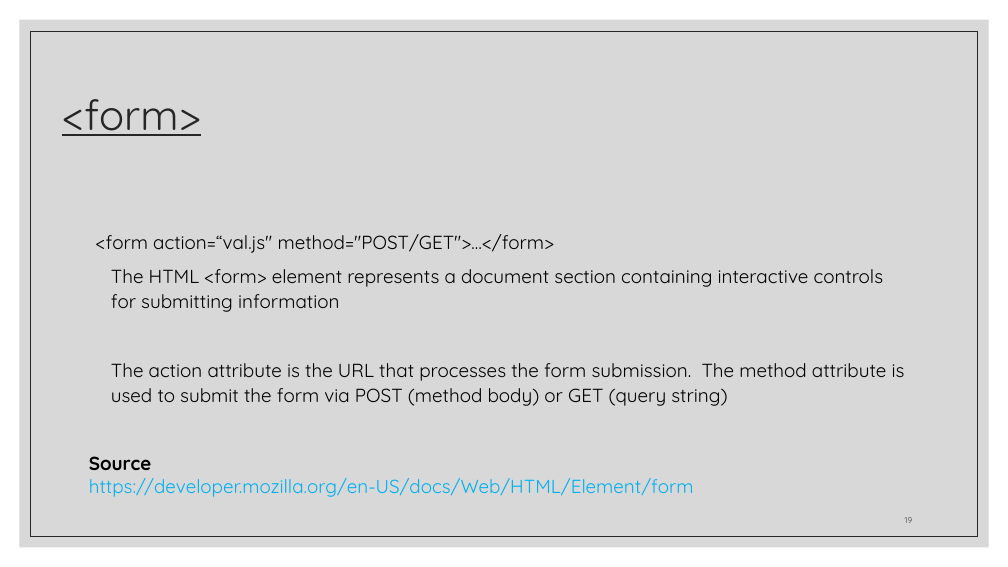
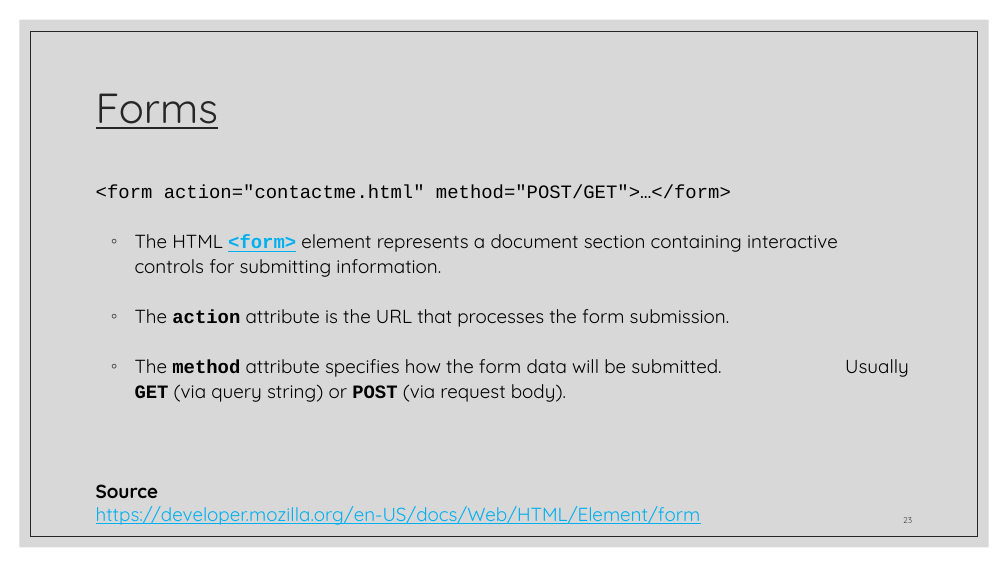
Before and after one commit to zackstotts/base-node-curriculum, a slide deck: slide 23 of unit_00/html_review/Review I - HTML.pptx (slide 19 before the commit). Drawn at 1008x567 pixels with LibreOffice and Linux fonts; fonts in the diff are those of the drawing. Boxes give left, top, right and bottom in pixels: in the first picture for what was removed or moved away, otherwise in the second. Text is boxed around its words. In the diff, an @@ line names an element or a change of style, - is before the commit and + after.

Commit message:
Updating HTML review.

```diff
--- a/unit_00/html_review/Review I - HTML.pptx
+++ b/unit_00/html_review/Review I - HTML.pptx
@@ title at (96, 93, 218, 129): text changed @@
-<form>
+Forms
@@ text at (96, 185, 838, 402): text changed @@
-<form action=“val.js" method="POST/GET">…</form>
-The HTML <form> element represents a document section containing interactive controls for submitting information
-The action attribute is the URL that processes the form submission. The method attribute is used to submit the form via POST (method body) or GET (query string)
+<form action="contactme.html" method="POST/GET">…</form>
+◦ The HTML <form> element represents a document section containing interactive controls for submitting information.
+◦ The action attribute is the URL that processes the form submission.
+◦ The method attribute specifies how the form data will be submitted. Usually GET (via query string) or POST (via request body).
@@ text "Source": place and size @@
-text "Source" at (89, 456, 694, 497)
+text "Source" at (96, 484, 701, 525)
@@ text at (96, 506, 701, 525): underline on @@
@@ page number at (903, 517, 912, 523): text changed @@
-19
+23
```
Also in this commit, not shown: 19 other slides changed, 7 slides added, 3 slides removed.
